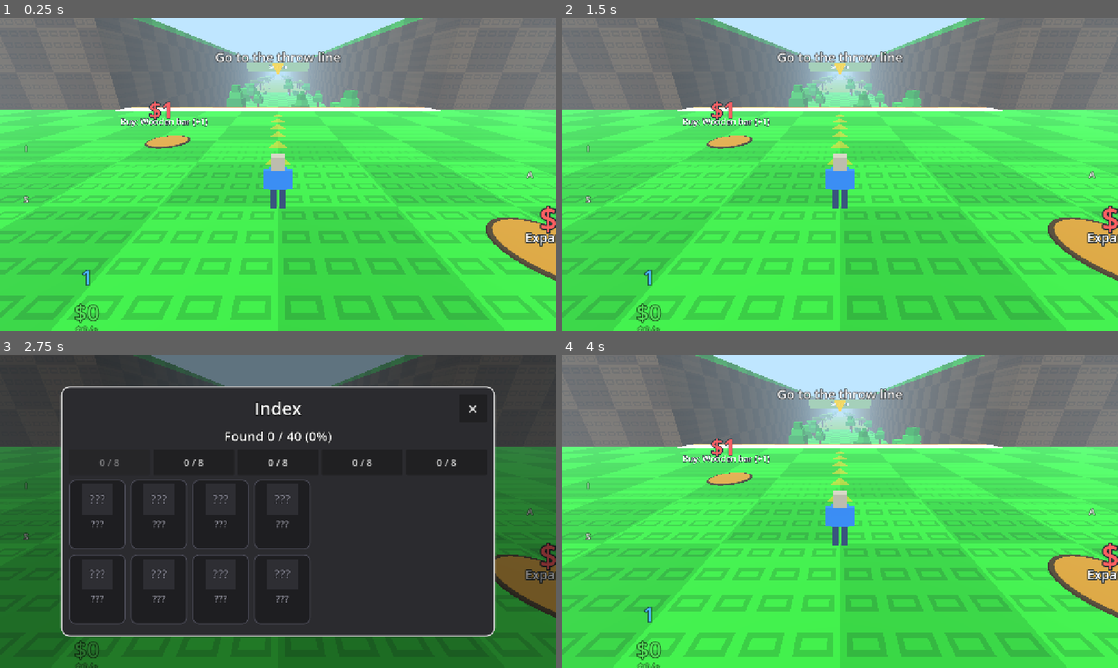
Above: before the commit, frames 1-4 (two rows, left to right).
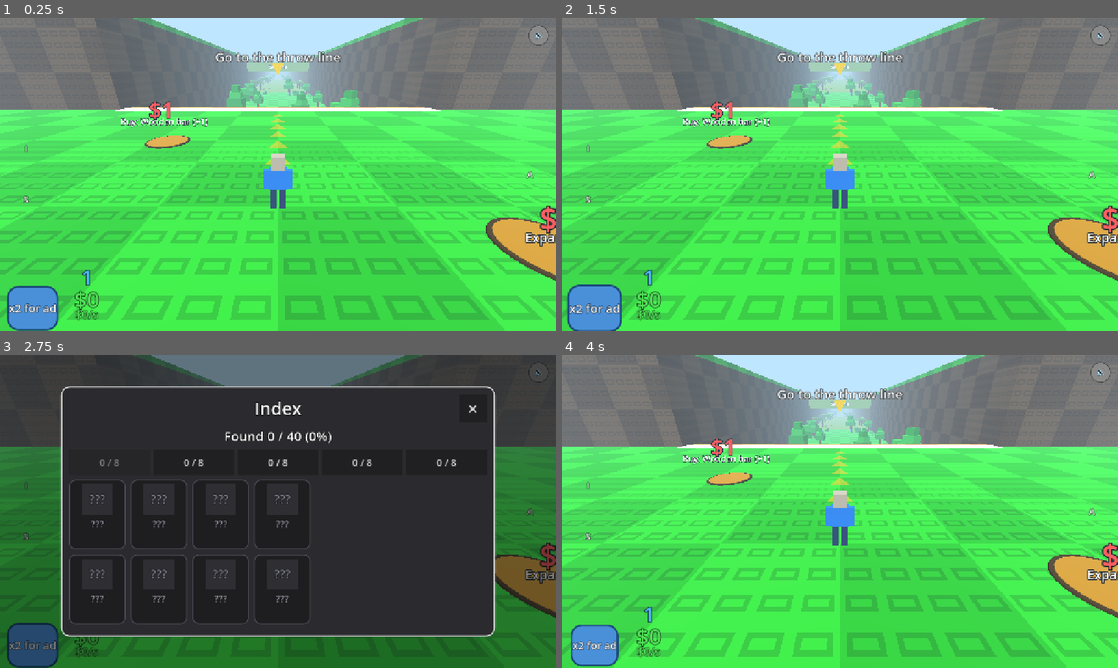
Above: after the commit, the same moments.

Repository: morrowelias9-create/feed-the-animals
Game: Godot game, scene res://scenes/main.tscn
Same seed, same stepped clock (60 frames per second), same inputs: the game is played once before the commit and once after it.
Inputs (mouse positions are in pixels of both pictures, inside the frame that each line leads up to):
- Up to frame 1 (0.25 s): no input
- Up to frame 2 (1.5 s): click (1101, 36) at 0.5 s, where only the run after the commit has a clickable "🔊"; click (1101, 36) at 1.25 s, where only the run after the commit has a clickable "🔇"
- Up to frame 3 (2.75 s): click "I" at 2 s
- Up to frame 4 (4 s): click "×" at 2.75 s; click (595, 646) at 3.5 s, where only the run after the commit has a clickable "x2 for ad"

The runs differ from the first frame. In frame 1, 1.6% of the frame differs, in the area x 1-99%, y 2-100%; in frame 2, 1.8%, in the area x 0-99%, y 2-100%; in frame 3, 1.4%; in frame 4, 1.5%.

Commit message:
T26: звук

Diff:
--- a/autoload/game.gd
+++ b/autoload/game.gd
@@ -63,6 +63,14 @@
 	if Save.data["session_start_time"] == 0:
 		Save.data["session_start_time"] = now
 		Save.save_data()
+
+	# T26: создаём SoundBank как дочерний узел Game.
+	const SoundBank := preload("res://scripts/util/sound_bank.gd")
+	var sound_bank: Node = SoundBank.new()
+	sound_bank.name = "SoundBank"
+	add_child(sound_bank)
+	# Применяем сохранённое состояние звука
+	sound_bank.set_enabled(Save.data.get("sound_on", true))
 
 
 # T24c: загружает удалённые флаги (Remote Config) через Ya.get_flags().
--- a/scripts/ui/hud.gd
+++ b/scripts/ui/hud.gd
@@ -10,6 +10,7 @@
 
 const BONUS_SIZE: float = 96.0
 const BOOST_BTN_SIZE: float = 96.0
+const SOUND_BTN_SIZE: float = 48.0
 
 var _full: bool = true
 var _throw_meter_enabled: bool = true
@@ -25,6 +26,7 @@
 var _bonus: Button                      # T14: пузырь-бонус 96x96 в экранных координатах
 var _boost_button: Button               # T22: кнопка буста x2 за рекламу
 var _boost_timer: Label                 # T22: таймер буста "x2 MM:SS"
+var _sound_button: Button               # T26: кнопка звука вкл/выкл
 var _training: bool = false
 var _bonus_shown: bool = false
 var _boost_active: bool = false
@@ -142,6 +144,11 @@
 	# T22: кнопка буста и таймер
 	if _boost_button != null:
 		_boost_button.text = Loc.t("boost_btn")
+	# T26: кнопка звука
+	if _sound_button != null:
+		var sound_bank: Node = Game.get_node_or_null("SoundBank")
+		var sound_on: bool = sound_bank.is_enabled() if sound_bank != null else true
+		_update_sound_button(sound_on)
 	_update_boost_display()
 
 
@@ -215,23 +222,26 @@
 
 
 func _build_stats() -> void:
+	# Компактный layout для 720p: сила (564-610), деньги (610-660), доход (660-686), кнопки (620-716) - но кнопки справа
 	_strength = UiStyle.outline_label(str(Game.strength()), 46, 6, UiStyle.COLOR_STRENGTH)
 	_strength.position = Vector2(20.0, 564.0)
 	_strength.size = Vector2(360.0, 46.0)
 	add_child(_strength)
 
 	_money = UiStyle.outline_label(NumFmt.money(Game.money()), 50, 6, UiStyle.COLOR_MONEY)
-	_money.position = Vector2(20.0, 642.0)
+	_money.position = Vector2(20.0, 612.0)
 	_money.size = Vector2(360.0, 50.0)
 	add_child(_money)
 
 	_income = UiStyle.outline_label(NumFmt.money(Game.income_per_sec()) + "/s", 26, 4, UiStyle.COLOR_MONEY)
-	_income.position = Vector2(20.0, 701.0)
+	_income.position = Vector2(20.0, 664.0)
 	_income.size = Vector2(360.0, 26.0)
 	add_child(_income)
 
-	# T22: кнопка буста x2 и таймер под доходом
+	# T22: кнопка буста x2 и таймер справа от денег/дохода
 	_build_boost()
+	# T26: кнопка звука справа от буста
+	_build_sound()
 
 
 # T22: создаёт кнопку буста и таймер под строкой дохода
@@ -249,13 +259,14 @@
 	style.set_corner_radius_all(int(BOOST_BTN_SIZE / 4.0))
 	for st in ["normal", "hover", "pressed", "focus"]:
 		_boost_button.add_theme_stylebox_override(st, style)
-	_boost_button.add_theme_font_size_override("font_size", 28)
+	_boost_button.add_theme_font_size_override("font_size", 24)
 	for color_name in ["font_color", "font_hover_color", "font_pressed_color"]:
 		_boost_button.add_theme_color_override(color_name, UiStyle.COLOR_TEXT)
 	_boost_button.add_theme_color_override("font_outline_color", UiStyle.COLOR_OUTLINE)
 	_boost_button.add_theme_constant_override("outline_size", 4)
 	_boost_button.text = Loc.t("boost_btn")
-	_boost_button.position = Vector2(20.0, 735.0)
+	# Подняли выше, чтобы влезало в 720p
+	_boost_button.position = Vector2(20.0, 620.0)
 	_boost_button.pressed.connect(_on_boost_pressed)
 	add_child(_boost_button)
 
@@ -285,6 +296,52 @@
 		_boost_button.visible = _full
 		_boost_timer.visible = false
 		_start_boost_pulse()
+
+
+# T26: создаёт маленькую кнопку звука в правом верхнем углу
+func _build_sound() -> void:
+	var sound_on: bool = Save.data.get("sound_on", true)
+	_sound_button = Button.new()
+	_sound_button.name = "SoundButton"
+	_sound_button.custom_minimum_size = Vector2(SOUND_BTN_SIZE, SOUND_BTN_SIZE)
+	_sound_button.size = Vector2(SOUND_BTN_SIZE, SOUND_BTN_SIZE)
+	_sound_button.focus_mode = Control.FOCUS_NONE
+	var style: StyleBoxFlat = StyleBoxFlat.new()
+	style.bg_color = Color("#8B8B8B")
+	style.set_border_width_all(2)
+	style.border_color = Color("#4A4A4A")
+	style.set_corner_radius_all(int(SOUND_BTN_SIZE / 2.0))  # круглый
+	for st in ["normal", "hover", "pressed", "focus"]:
+		_sound_button.add_theme_stylebox_override(st, style)
+	# Без текста — просто иконка динамика через unicode
+	_sound_button.add_theme_font_size_override("font_size", 22)
+	for color_name in ["font_color", "font_hover_color", "font_pressed_color"]:
+		_sound_button.add_theme_color_override(color_name, UiStyle.COLOR_TEXT)
+	_sound_button.add_theme_color_override("font_outline_color", UiStyle.COLOR_OUTLINE)
+	_sound_button.add_theme_constant_override("outline_size", 2)
+	# Правый верхний угол с отступом
+	var margin: float = 16.0
+	_sound_button.position = Vector2(1280.0 - SOUND_BTN_SIZE - margin, margin)
+	_sound_button.pressed.connect(_on_sound_pressed)
+	add_child(_sound_button)
+	_update_sound_button(sound_on)
+
+
+func _update_sound_button(sound_on: bool) -> void:
+	if _sound_button == null:
+		return
+	# Unicode speaker icons
+	_sound_button.text = "🔊" if sound_on else "🔇"
+
+
+func _on_sound_pressed() -> void:
+	var sound_bank: Node = Game.get_node_or_null("SoundBank")
+	if sound_bank != null:
+		var new_state: bool = not sound_bank.is_enabled()
+		sound_bank.set_enabled(new_state)
+		_update_sound_button(new_state)
+		# Проигрываем клик для обратной связи
+		sound_bank.play("click")
 
 
 func _build_buttons() -> void:
@@ -447,6 +504,9 @@
 		_boost_button.visible = _full and not _boost_active
 	if _boost_timer != null:
 		_boost_timer.visible = _full and _boost_active
+	# T26: кнопка звука
+	if _sound_button != null:
+		_sound_button.visible = _full
 
 
 func _on_index_pressed() -> void:
--- /dev/null
+++ b/scripts/util/sound_bank.gd
@@ -0,0 +1,96 @@
+extends Node
+class_name SoundBank
+## Банк звуков (T26): пул из 8 AudioStreamPlayer для SFX и один для музыки.
+## play(name, pitch) — проигрывает assets/audio/sfx/<name>.ogg, если файл есть (иначе тишина без ошибок).
+## play_music("loop") — проигрывает assets/audio/music/loop.ogg в цикле.
+
+const SFX_POOL_SIZE: int = 8
+const SFX_DIR := "res://assets/audio/sfx/"
+const MUSIC_DIR := "res://assets/audio/music/"
+
+var _sfx_pool: Array[AudioStreamPlayer] = []
+var _sfx_index: int = 0
+var _music_player: AudioStreamPlayer
+var _enabled: bool = true
+
+
+func _ready() -> void:
+	# Создаём пул SFX плееров
+	for i in SFX_POOL_SIZE:
+		var player: AudioStreamPlayer = AudioStreamPlayer.new()
+		player.name = "SfxPlayer_%d" % i
+		player.bus = "Master"
+		add_child(player)
+		_sfx_pool.append(player)
+
+	# Создаём плеер для музыки
+	_music_player = AudioStreamPlayer.new()
+	_music_player.name = "MusicPlayer"
+	_music_player.bus = "Music"
+	add_child(_music_player)
+
+	# Применяем сохранённое состояние звука
+	_enabled = Save.data.get("sound_on", true)
+	if not _enabled:
+		_music_player.stop()
+		for p in _sfx_pool:
+			p.stop()
+
+
+## Включает/выключает весь звук. Сохраняется в Save.
+func set_enabled(enabled: bool) -> void:
+	_enabled = enabled
+	Save.data["sound_on"] = enabled
+	if not enabled:
+		_music_player.stop()
+		for p in _sfx_pool:
+			p.stop()
+	else:
+		# Можно здесь возобновить музыку, если была
+		pass
+	Save.save_data()
+
+
+func is_enabled() -> bool:
+	return _enabled
+
+
+## Проигрывает звуковой эффект. pitch — перестройка (1.0 = нормально).
+## Если файл не найден — молча игнорируем.
+func play(name: String, pitch: float = 1.0) -> void:
+	if not _enabled:
+		return
+	var path: String = SFX_DIR + name + ".ogg"
+	if not ResourceLoader.exists(path, "AudioStream"):
+		return
+	var stream: AudioStream = ResourceLoader.load(path)
+	if stream == null:
+		return
+
+	var player: AudioStreamPlayer = _sfx_pool[_sfx_index]
+	_sfx_index = (_sfx_index + 1) % SFX_POOL_SIZE
+
+	player.stream = stream
+	player.pitch_scale = pitch
+	player.play()
+
+
+## Проигрывает музыку в цикле. name — имя файла без расширения (ожидается loop.ogg).
+func play_music(name: String) -> void:
+	if not _enabled:
+		return
+	var path: String = MUSIC_DIR + name + ".ogg"
+	if not ResourceLoader.exists(path, "AudioStream"):
+		return
+	var stream: AudioStream = ResourceLoader.load(path)
+	if stream == null:
+		return
+
+	_music_player.stream = stream
+	_music_player.loop = true
+	_music_player.play()
+
+
+## Останавливает музыку.
+func stop_music() -> void:
+	_music_player.stop()
Not shown, changed: docs/PROGRESS.md
